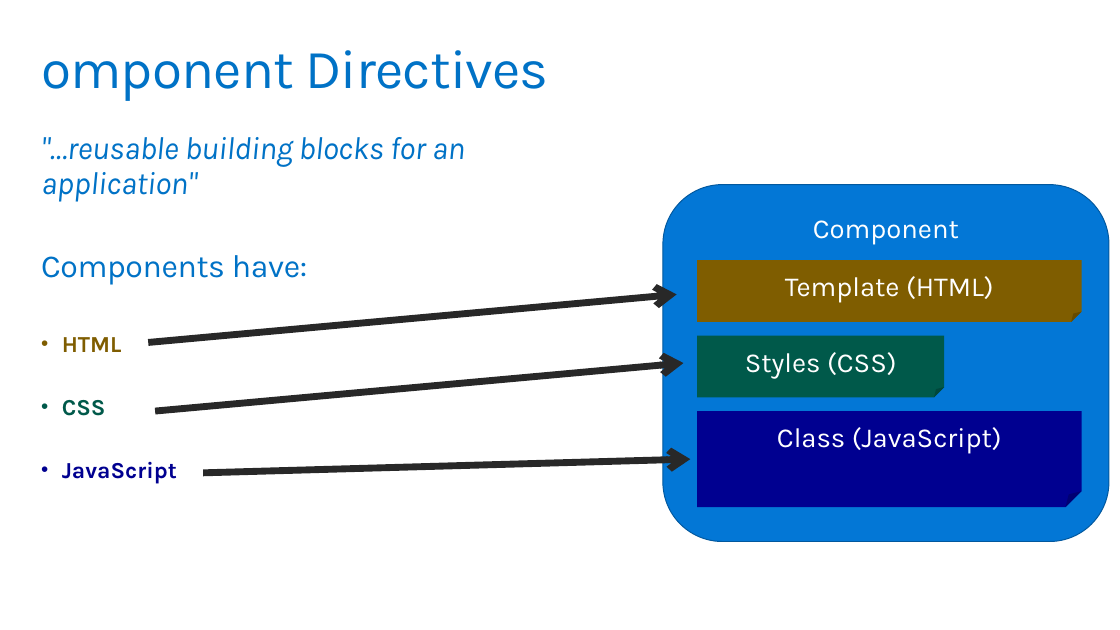
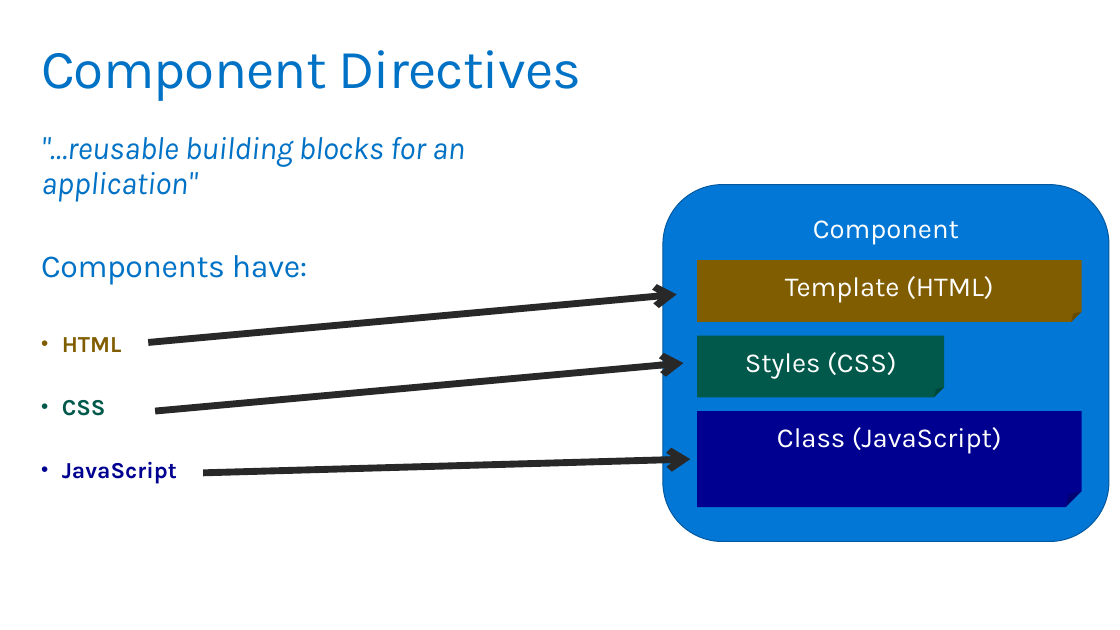
Before and after one commit to MicrosoftLearning/angular2-typescript, a slide deck: slide 25 of Slides/MVA Angular 2.pptx. Drawn at 1120x630 pixels with LibreOffice and Linux fonts; fonts in the diff are those of the drawing. Boxes give left, top, right and bottom in pixels: in the first picture for what was removed or moved away, otherwise in the second. Text is boxed around its words. In the diff, an @@ line names an element or a change of style, - is before the commit and + after.

Commit message:
Updates to slides

```diff
--- a/Slides/MVA Angular 2.pptx
+++ b/Slides/MVA Angular 2.pptx
@@ title at [41,50,581,101]: text changed @@
-omponent Directives
+Component Directives
```
Also in this commit, not shown: 3 other slides changed, 28 slides removed.
